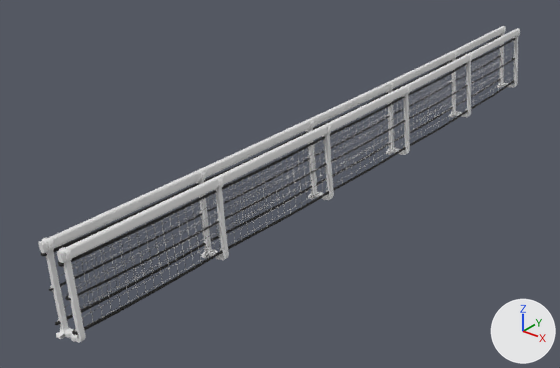
Two versions of the FBX model Constitution/Content/ship/main/SideRail/SideRailsMiddleLeft.fbx, one commit apart.
Before and after are seen from a camera (50 mm lens) standing at (84.6, -87.8, 67.7) and looking at (30.3, -19.9, 25.6). Arrows for +X, +Y and +Z are at lower right; the lights stay in place. Where no turn or scale is listed for an object, it has been applied to the vertices. Vertices at the same position are counted once.

Names of what the first picture shows: 'SideRailsMiddleLeft'.
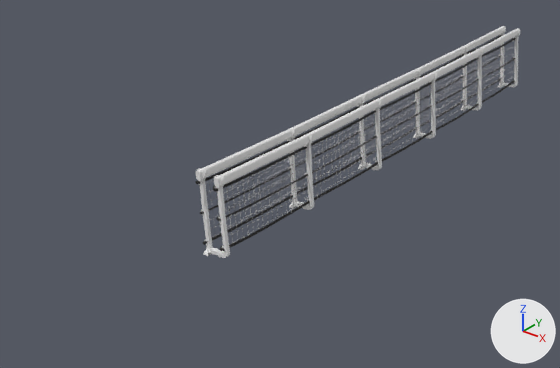
Where the change shows, as pixel boxes [x1, y1, x2, y2] in the pictures (560 x 368 px; the box of a moved part takes in the faces that stretch with it):
'SideRailsMiddleLeft', reshaped (33% narrower, 27% shorter): before [38, 26, 520, 343]; after [195, 26, 520, 258]
part 1 of me_mesh, moved or reshaped: before [450, 51, 472, 118]; after [460, 46, 483, 111]
part 2 of me_mesh, moved or reshaped: before [386, 83, 410, 155]; after [413, 69, 437, 139]
part 3 of me_mesh, moved or reshaped: before [305, 120, 334, 200]; after [356, 96, 382, 170]
part 4 of me_mesh, moved or reshaped: before [196, 172, 229, 260]; after [287, 131, 314, 210]
part 5 of me_mesh, moved or reshaped: before [41, 237, 86, 343]; after [197, 168, 230, 258]
part 6 of me_mesh, moved or reshaped: before [38, 33, 515, 335]; after [195, 33, 516, 251]

Edits to the bpy script that builds the scene:
```text
Change me_mesh:
    used by ob_siderailsmiddleleft; location = (0.0, 0.0, 0.0)
    remove me_mesh.from_pydata(...)  # 4304 vertices, 6624 faces; spans x 33.9..38.8, y -56.9..32.9, z 25.6..35.6
    add me_mesh.from_pydata(...)  # 4304 vertices, 6624 faces; spans x 34.3..38.8, y -38.8..32.9, z 25.6..35.6
    me_mesh part 1: the loose piece of 378 vertices spanning x 34.5..38.7, y 14.2..15.5, z 25.7..35.5 is scaled about its middle by (1, 0.801, 1), then moved by (0.0, 3.6, 0.0)
    me_mesh part 2: the loose piece of 378 vertices spanning x 34.7..38.8, y -3.9..-2.6, z 25.7..35.4 is scaled about its middle by (1, 0.801, 1), then moved by (0.0, 7.2, 0.0)
    me_mesh part 3: the loose piece of 378 vertices spanning x 34.6..38.7, y -21.3..-20.0, z 25.9..35.4 is scaled about its middle by (1, 0.801, 1), then moved by (0.0, 10.7, 0.0)
    me_mesh part 4: the loose piece of 378 vertices spanning x 34.4..38.3, y -39.1..-37.8, z 26.1..35.4 is scaled about its middle by (1, 0.801, 1), then moved by (0.3, 14.2, 0.0)
    me_mesh part 5: the loose piece of 378 vertices spanning x 34.2..38.0, y -56.9..-55.6, z 26.3..35.6 is scaled about its middle by (1, 0.801, 1), then moved by (0.4, 17.9, 0.0)
    me_mesh part 6: 1933 of 4304 vertices moved; they spanned x 33.9..38.4, y -56.9..32.6, z 26.5..35.6 and now span x 34.3..38.4, y -38.8..32.7, z 26.5..35.6; mean shift (0.1, 9.4, 0.0); largest move (36.9, -56.9, 34.7) -> (37.3, -38.8, 34.7)
```
